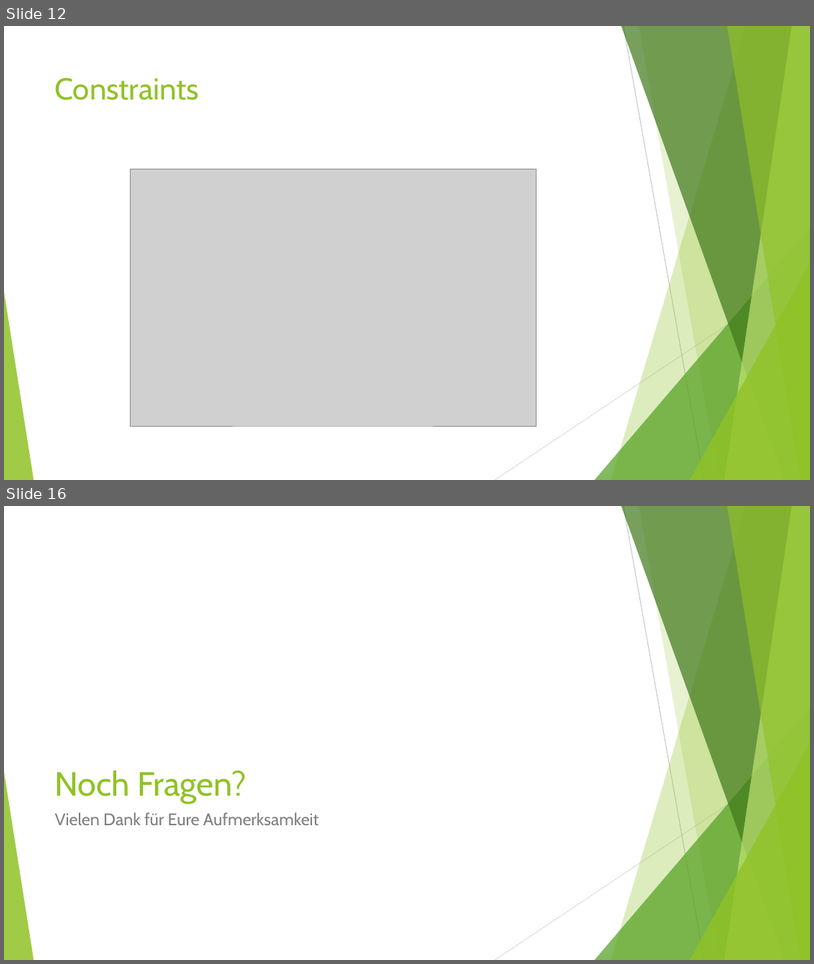
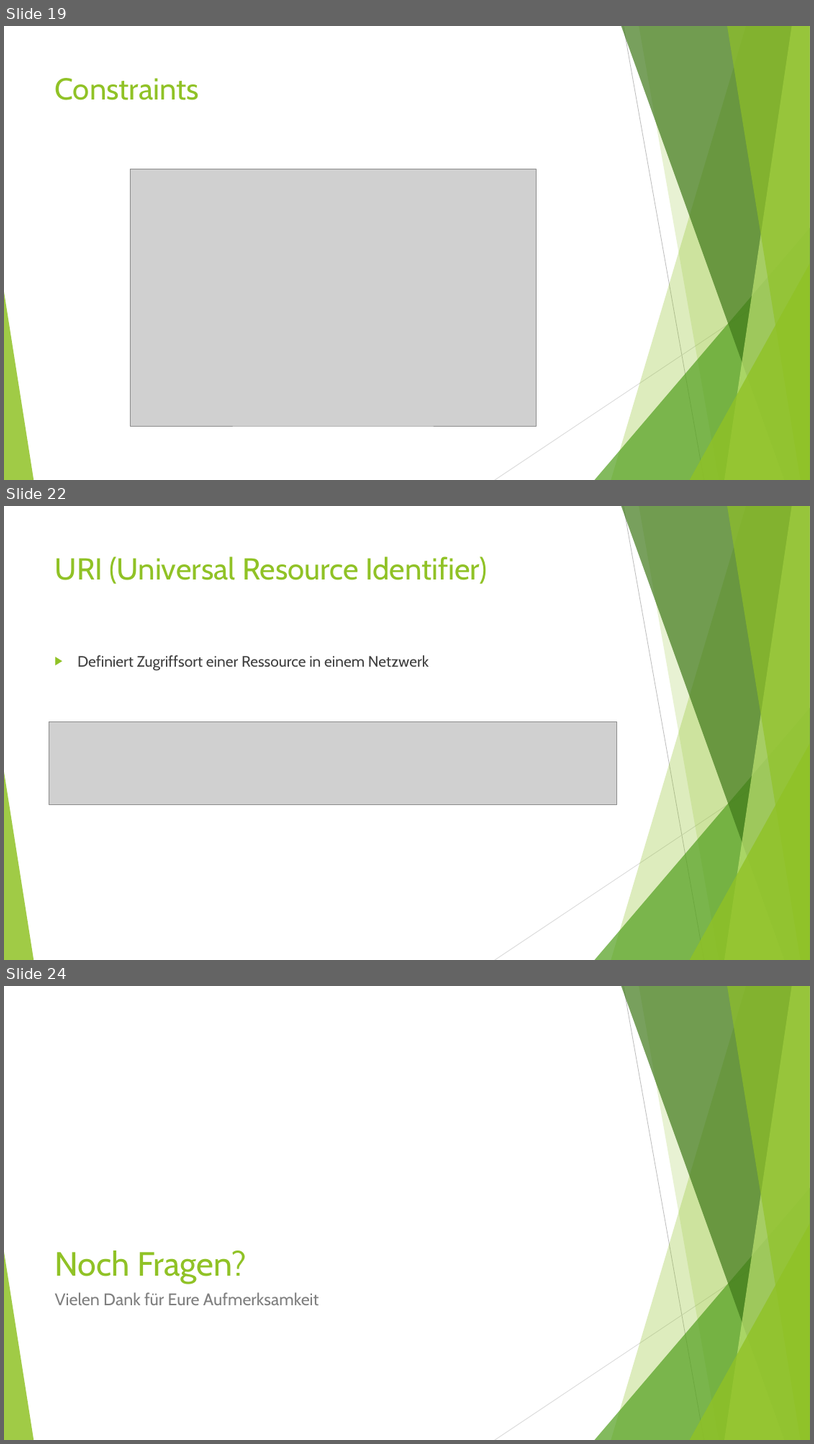
Before and after one commit to Ufo391/KSWE_DOKU, a slide deck: Vortrag/Mobile Anwendungsentwicklung.ppt. Shown one above the other, each under a label of ours: slides 12 and 16 before the commit, slides 19, 22 and 24 after it; the slides between them are not shown. The pictures are 814x964 and 814x1444 pixels, drawn with LibreOffice and Linux fonts; fonts in the diff are those of the drawing; grey boxes stand for pictures. Boxes give left, top, right and bottom in pixels: in the first picture for what was removed or moved away, otherwise in the second. Text is boxed around its words. In the diff, an @@ line names an element or a change of style, - is before the commit and + after.

```diff
--- a/Vortrag/Mobile Anwendungsentwicklung.ppt
+++ b/Vortrag/Mobile Anwendungsentwicklung.ppt
@@ slide 22 added at (x1=4, y1=506, x2=810, y2=960), background #FFFFFF; not listed: 10 template elements that a slide beside it also shows @@
@@ title added at (x1=55, y1=556, x2=487, y2=584), 36 pt, text #90C226 @@
+URI (Universal Resource Identifier)
@@ text added at (x1=77, y1=655, x2=429, y2=670), 18 pt, text #404040 @@
+▶ Definiert Zugriffsort einer Ressource in einem Netzwerk
@@ picture added at (x1=49, y1=722, x2=617, y2=804) @@
@@ what was slide 12 is now slide 19 @@
@@ what was slide 16 is now slide 24 @@
```
Also in this commit, not shown: 10 other slides added, 3 slides removed.
